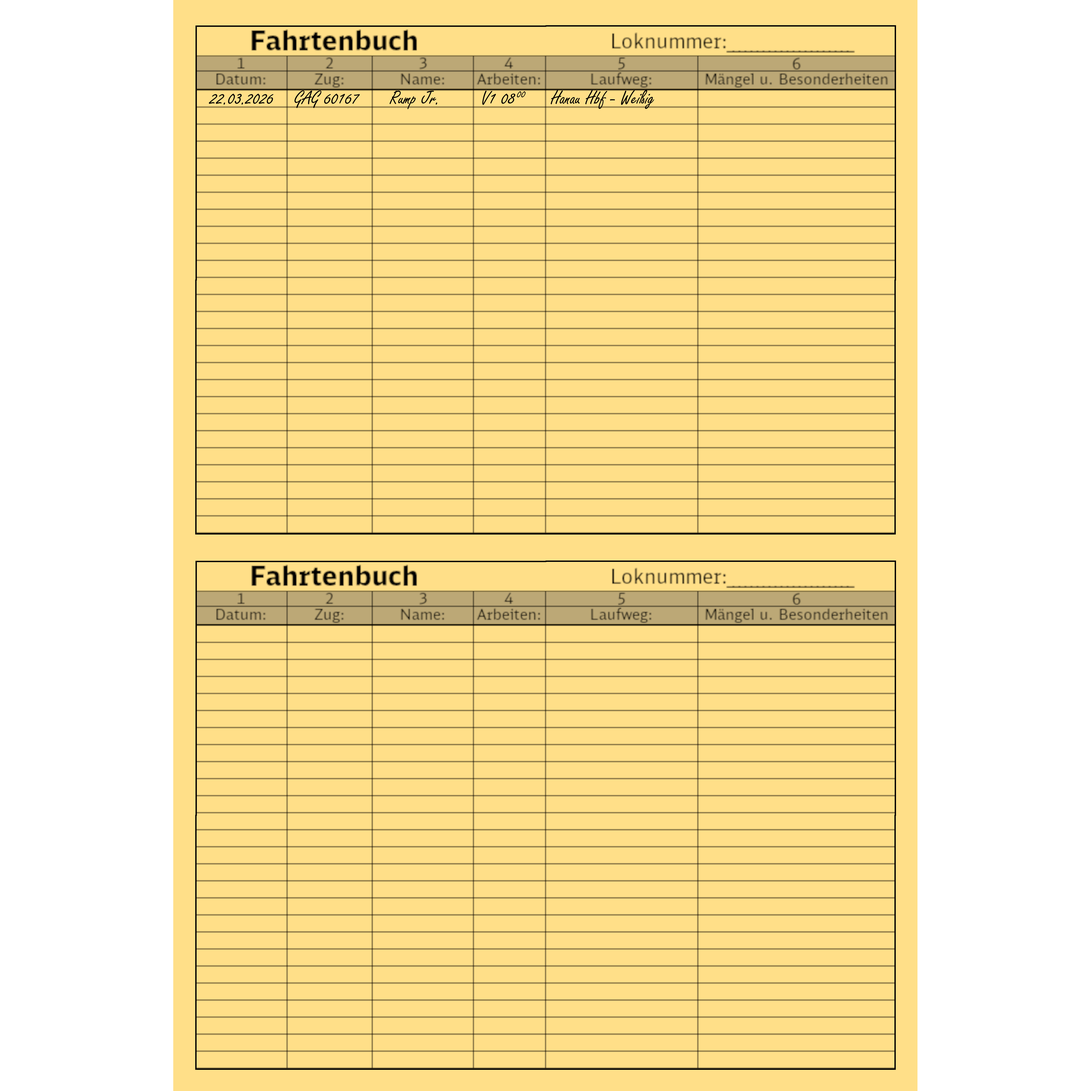
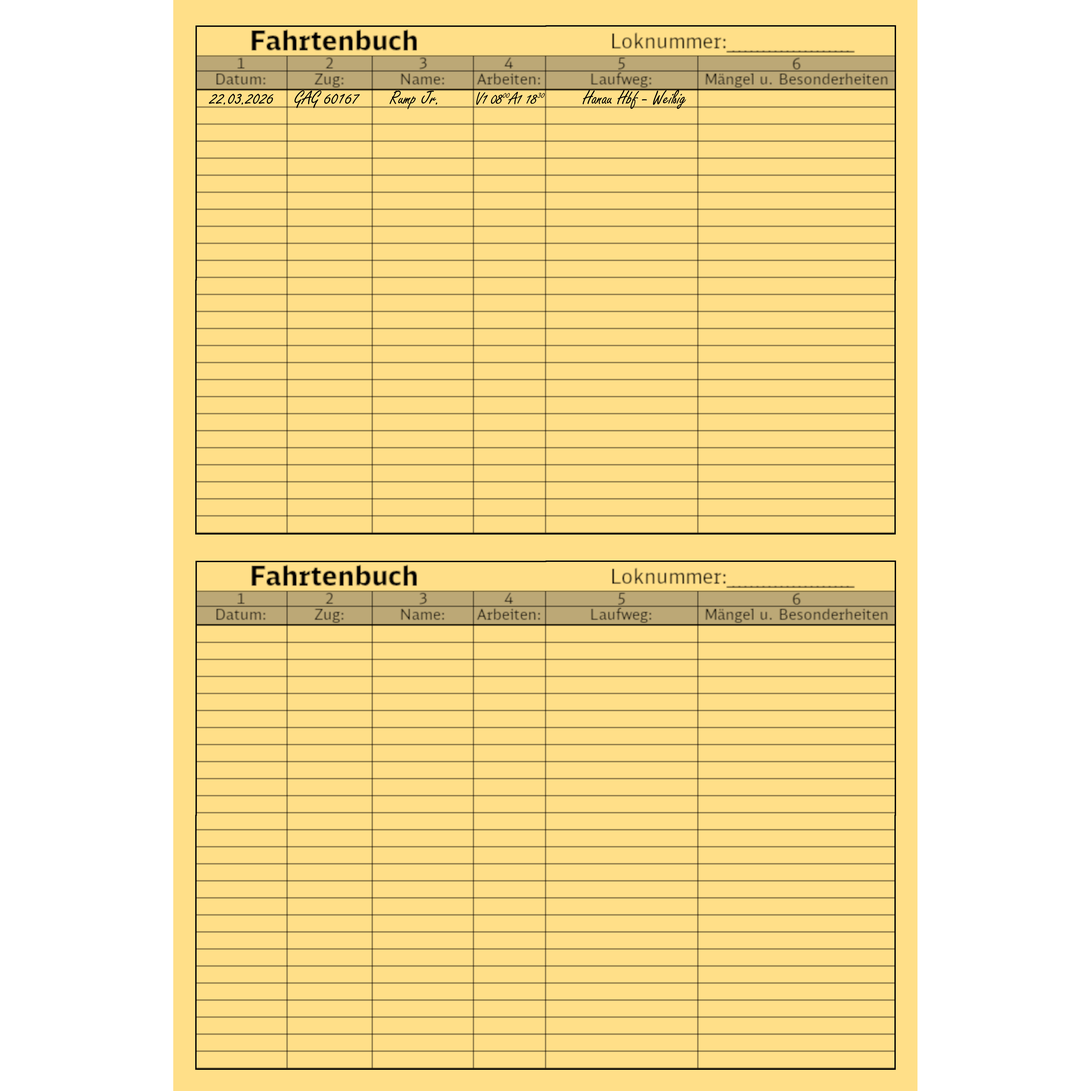
Layer changes from the first 1091×1091 image to the second:
renamed "00" to "00 30", painted on it over (502, 91, 545, 98)
painted on "22.03.2026 GAG 60167 R..." over (476, 89, 687, 109)
